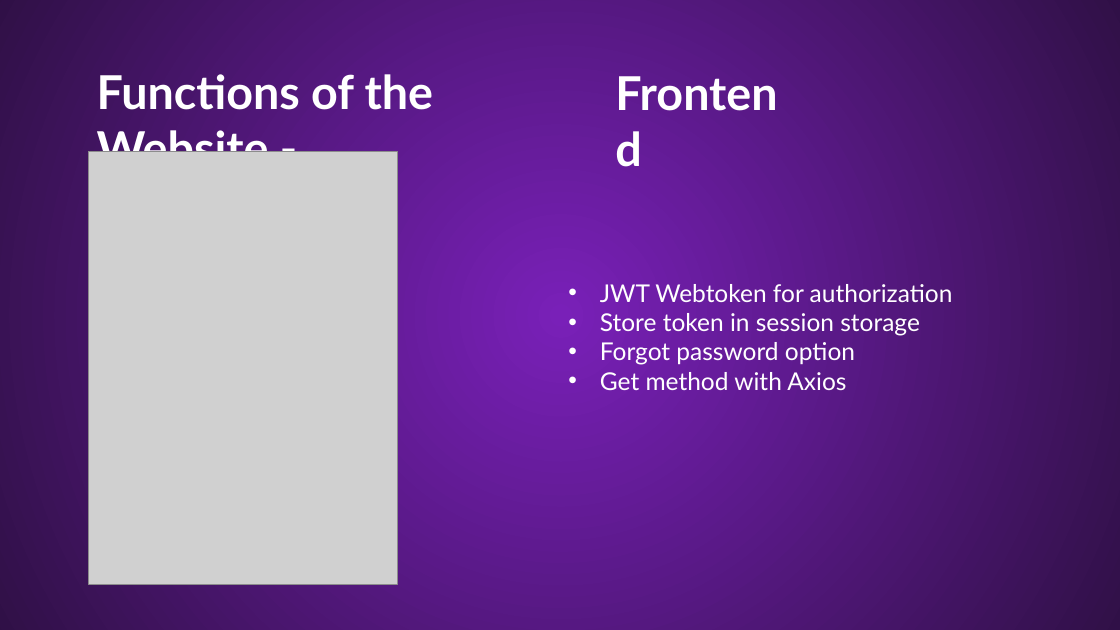
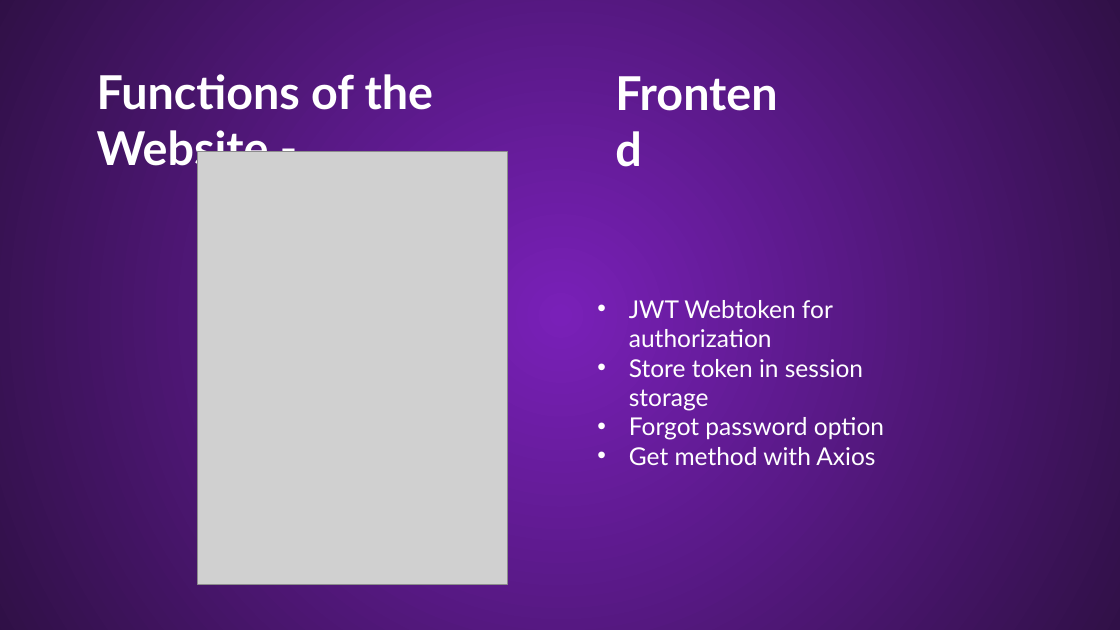
Before and after one commit to Palacsinta002/LMS, a slide deck: slide 16 of Presentation/LMS Presentation.pptx. Drawn at 1120x630 pixels with LibreOffice and Linux fonts; fonts in the diff are those of the drawing; grey boxes stand for pictures; background and template pictures are left out. Boxes give left, top, right and bottom in pixels: in the first picture for what was removed or moved away, otherwise in the second. Text is boxed around its words. In the diff, an @@ line names an element or a change of style, - is before the commit and + after.

```diff
--- a/Presentation/LMS Presentation.pptx
+++ b/Presentation/LMS Presentation.pptx
@@ picture: place and size @@
-picture at (88,152,397,585)
+picture at (197,152,507,585)
@@ text "JWT Webtoken for authorization" rewrapped from (600,284,953,390) to (629,300,884,465) @@
```
Also in this commit, not shown: 6 other slides changed, 5 slides added, 1 slide removed.
